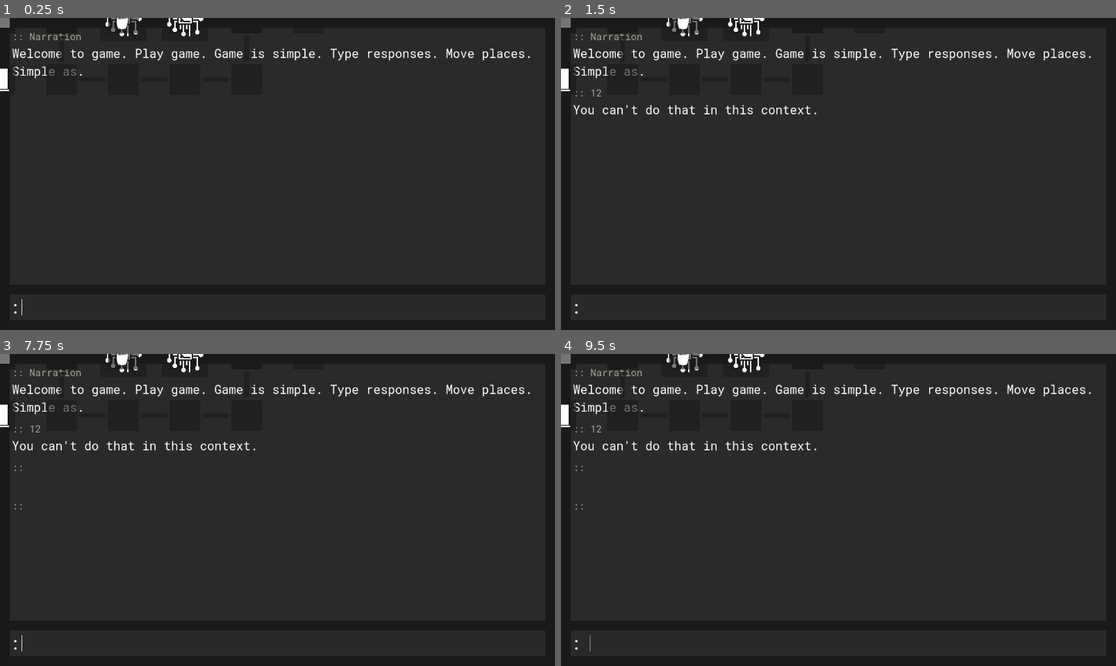
Above: before the commit, frames 1-4 (two rows, left to right).
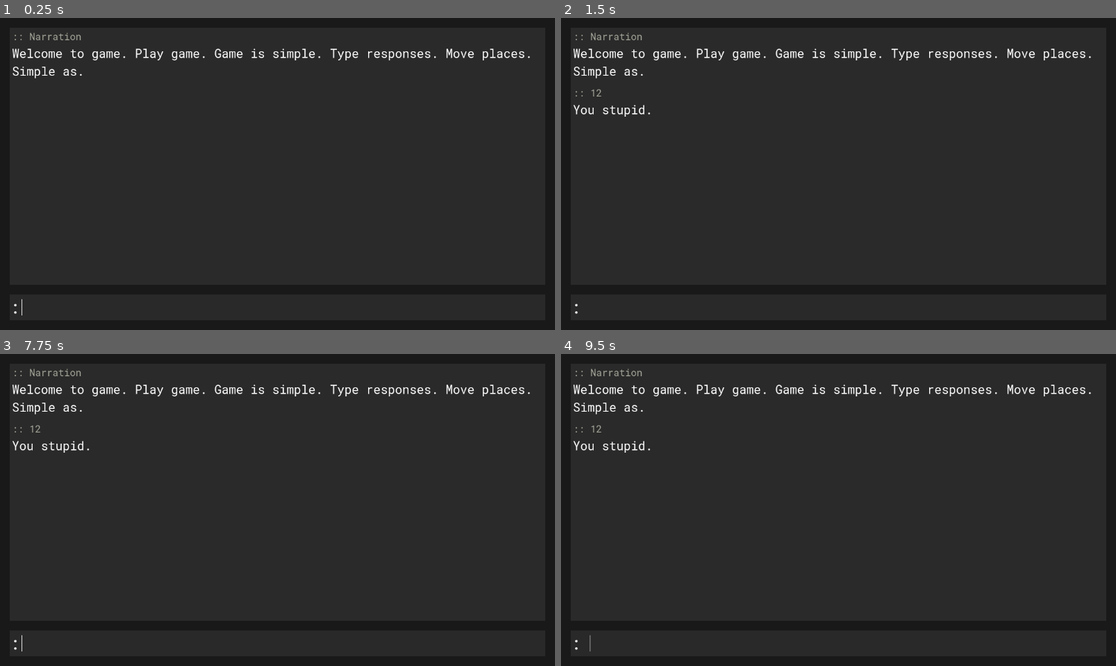
Above: after the commit, the same moments.

Repository: dubtcs/textbased
Game: Godot game, scene res://main.tscn
Two runs of this game, one before a commit and one after it. Both use one fixed random seed, a clock stepped at 60 frames per second and the inputs below.
Inputs (mouse positions are in pixels of both pictures, inside the frame that each line leads up to):
- Up to frame 1 (0.25 s): no input
- Up to frame 2 (1.5 s): click (844, 308) at 0.52 s; type "12" at 0.6 s; tap Enter at 1.25 s
- Up to frame 3 (7.75 s): tap Space at 2, 5 s; tap Enter at 4.25, 7.25 s
- Up to frame 4 (9.5 s): tap Space at 8 s

The runs differ from the first frame. In frame 1, 0.5% of the frame differs, in the area x 0-37%, y 0-24%; in frame 2, 0.9%; in frame 3, 0.9%, in the area x 0-47%, y 0-50%; in frame 4, 0.9%.
Error before the commit: Out of bounds get index '0' (on base: 'PackedStringArray') (res://GameLogic.gd:8)
Error after the commit: Out of bounds get index '0' (on base: 'PackedStringArray') (res://main.gd:36)

Commit message:
GameArea idea

Diff:
--- a/Enums.gd
+++ b/Enums.gd
@@ -2,3 +2,4 @@
 
 enum RoomIcon { empty, bed, kitchen, stairs, lock, door, cook, mouse, cpu, circuit, home };
 enum RoomColor { none, red, blue, yellow, green };
+enum ActionType { invalid, 	movement, interaction };
--- a/GameLogic.gd
+++ b/GameLogic.gd
@@ -2,14 +2,26 @@
 
 const MAX_SPLITS: int = 1;
 
+const _commandKeywords: Dictionary = {
+	"enter" : Enums.ActionType.movement,
+	"use"	: Enums.ActionType.interaction,
+};
+
+func DeconstructCommand(cmd: String) -> PackedStringArray:
+	return cmd.split(" ", false, MAX_SPLITS);
+
+func ProcessInputType(cmd: String) -> Enums.ActionType:
+	if(_commandKeywords.has(cmd)):
+		return _commandKeywords[cmd];
+	return Enums.ActionType.invalid;
+
 func ProcessInput(cmd: String) -> String:
 	var rv: String = "";
-	var commands: PackedStringArray = cmd.split(" ", false, MAX_SPLITS);
-	match(commands[0].to_lower()):
+	var cmds: PackedStringArray = DeconstructCommand(cmd);
+	match(cmds[0]):
+		"enter":
+			return "You enter";
 		"use":
-			rv = "Used!";
-		"enter":
-			rv = "Entering <area>";
+			return "You use";
 		_:
-			rv = "You can't do that in this context.";
-	return rv;
+			return "You stupid.";
--- a/RoomControl.gd
+++ b/RoomControl.gd
@@ -6,16 +6,20 @@
 
 @onready var areaNode: Node = $"Areas";
 
-var areaInfo: Dictionary = {};
-var currentRoom: GameRoom = null;
+var _areaInfo: Dictionary = {};
+var _currentArea: String = "";
+var _currentRoom: GameRoom = null;
 
 var gridMap: AStar2D = AStar2D.new();
 
 func MoveTo(x: int, y: int) -> void:
+	var pos: Vector2 = Vector2(x,y);
+	if(_areaInfo[_currentArea].rooms.has(pos)):
+		_currentRoom = _areaInfo[_currentArea].rooms[pos].instance;
 	return;
 
 func GetCurrentRoom() -> GameRoom:
-	return currentRoom;
+	return _currentRoom;
 
 func ProcessAreas() -> void:
 	var dir: DirAccess = DirAccess.open(areaFolder);
@@ -23,18 +27,46 @@
 		for filename: String in dir.get_files():
 			if(filename.get_extension() == "tscn"):
 				var id: String = filename.get_basename();
-				if(areaInfo.has(id)):
+				if(_areaInfo.has(id)):
 					printerr("Area ID already exists. " + id);
 					continue;
+				_currentArea = id;
 				var areaScene: PackedScene = load(areaFolder + "/" + filename);
 				var sceneInstance: Node = areaScene.instantiate();
+				_areaInfo[id] = { map = AStar2D.new(), rooms = {} };
+				_areaInfo[id].packedScene = areaScene;
+				_areaInfo[id].instance = sceneInstance;
 				ProcessRooms(sceneInstance);
-				areaInfo[id] = {};
-				areaInfo[id].packedScene = areaScene;
-				areaInfo[id].instance = sceneInstance;
 				areaNode.add_child(sceneInstance);
 
+func _VerifyConnection(id: int, otherPos: Vector2) -> void:
+	if(_areaInfo[_currentArea].rooms.has(otherPos)):
+		_areaInfo[_currentArea].map.connect_points(id, _areaInfo[_currentArea].rooms[otherPos].id);
+	return;
+
 func ProcessRooms(floor: Node2D) -> void:
+	var map: AStar2D = _areaInfo[_currentArea].map;
+	var rooms: Dictionary = _areaInfo[_currentArea].rooms;
+	var rid: int = 0;
 	for item: Node in floor.get_children():
-		if (item is GameRoomBridge):
-			print("FUCK!");
+		if(item is GameRoom):
+			_currentRoom = item;
+			var pos: Vector2 = Vector2(item.position.x / CELL_SIZE, item.position.y / CELL_SIZE);
+			_areaInfo[_currentArea].rooms[pos] = {
+				id = rid,
+				instance = item,
+			};
+			if(item.canGoNorth):
+				var pos2: Vector2 = Vector2(pos.x, pos.y + 1);
+				_VerifyConnection(rid, pos2);
+			if(item.canGoEast):
+				var pos2: Vector2 = Vector2(pos.x + 1, pos.y);
+				_VerifyConnection(rid, pos2);
+			if(item.canGoSouth):
+				var pos2: Vector2 = Vector2(pos.x, pos.y - 1);
+				_VerifyConnection(rid, pos2);
+			if(item.canGoWest):
+				var pos2: Vector2 = Vector2(pos.x - 1, pos.y);
+				_VerifyConnection(rid, pos2);
+			rid += 1;
+	return;
--- a/main.gd
+++ b/main.gd
@@ -25,7 +25,16 @@
 func PushMessage(msg: String) -> void:
 	CreateHistoryBlock("Narration", msg);
 
+func AttemptMovement(cmds: PackedStringArray) -> bool:
+	if(cmds.size() >= 1):
+		return true;
+	return false;
+
 func ProcessPlayerInput(msg: String) -> void:
 	if (not msg.is_empty()):
+		var cmds: PackedStringArray = logic.DeconstructCommand(msg);
+		var inputType: Enums.ActionType = logic.ProcessInputType(cmds[0]);
+		if(inputType == Enums.ActionType.movement):
+			AttemptMovement(cmds);
 		var response: String = logic.ProcessInput(msg);
 		CreateHistoryBlock(msg, response);
--- a/world/GameRoom.gd
+++ b/world/GameRoom.gd
@@ -3,17 +3,24 @@
 
 class_name GameRoom;
 
-@onready var mIconBox: TextureRect = $"Container/Panel/MarginContainer/Icon";
-@onready var mColorPanel: Panel = $"Container/Panel/MarginContainer/Panel";
+@onready var _mIconBox: TextureRect = $"Container/Panel/MarginContainer/Icon";
+@onready var _mColorPanel: Panel = $"Container/Panel/MarginContainer/Panel";
 
-@export var roomName: String = "";
-@export_multiline var roomDescription: String = "";
-@export var roomIcon: Enums.RoomIcon = Enums.RoomIcon.empty : set = SetRoomIcon;
-@export var roomColor: Enums.RoomColor = Enums.RoomColor.none : set = SetRoomColor;
+@export var _roomName: String = "";
+@export_multiline var _roomDescription: String = "";
+@export var _roomIcon: Enums.RoomIcon = Enums.RoomIcon.empty 	: set = _SetRoomIcon;
+@export var _roomColor: Enums.RoomColor = Enums.RoomColor.none 	: set = _SetRoomColor;
+
 @export var canGoNorth: bool = true;
 @export var canGoEast: bool = true;
 @export var canGoSouth: bool = true;
 @export var canGoWest: bool = true;
+
+func GetDescription() -> String:
+	return _roomDescription;
+
+func GetRoomName() -> String:
+	return _roomName;
 
 # the "canGo" variables are an effort to not require the bridge class.
 # might still want to use bridges, as they allow for keyed entrances and whatnot?
@@ -38,22 +45,24 @@
 	Enums.RoomIcon.home 	: preload("res://images/player.png"),
 };
 
-func FetchIcon(ico: Enums.RoomIcon) -> CompressedTexture2D:
+## PRIVATE FUNCTIONS
+
+func _FetchIcon(ico: Enums.RoomIcon) -> CompressedTexture2D:
 	if (gIconEnumMap.has(ico)):
 		return gIconEnumMap[ico];
 	return null;
 
-func FetchStylebox(clr: Enums.RoomColor) -> StyleBox:
+func _FetchStylebox(clr: Enums.RoomColor) -> StyleBox:
 	if(gColorEnumMap.has(clr)):
 		return gColorEnumMap[clr];
 	return gColorEnumMap[Enums.RoomColor.none];
 
-func SetRoomIcon(newIcon: Enums.RoomIcon) -> void:
-	roomIcon = newIcon;
+func _SetRoomIcon(newIcon: Enums.RoomIcon) -> void:
+	_roomIcon = newIcon;
 	var iconLabel: TextureRect = $"Container/Panel/MarginContainer/Icon";
-	iconLabel.texture = FetchIcon(roomIcon);
+	iconLabel.texture = _FetchIcon(_roomIcon);
 
-func SetRoomColor(newColor: Enums.RoomColor) -> void:
-	roomColor = newColor;
+func _SetRoomColor(newColor: Enums.RoomColor) -> void:
+	_roomColor = newColor;
 	var colorPanel: Panel = $"Container/Panel/MarginContainer/Panel";
-	colorPanel.add_theme_stylebox_override("panel", FetchStylebox(roomColor));
+	colorPanel.add_theme_stylebox_override("panel", _FetchStylebox(_roomColor));
--- a/world/areas/ship.tscn
+++ b/world/areas/_old/ship.tscn
@@ -27,16 +27,12 @@
 
 [node name="GameRoom8" parent="." instance=ExtResource("1_p7oo1")]
 position = Vector2(256, 0)
-roomIcon = 7
 
 [node name="GameRoom9" parent="." instance=ExtResource("1_p7oo1")]
 position = Vector2(0, 128)
-roomName = "exit"
-roomIcon = 5
 
 [node name="GameRoom10" parent="." instance=ExtResource("1_p7oo1")]
 position = Vector2(-256, 0)
-roomIcon = 1
 
 [node name="Bridge" parent="." instance=ExtResource("2_knug5")]
 position = Vector2(-128, -64)
--- /dev/null
+++ b/world/areas/_use/tesRoom.tscn
@@ -0,0 +1,11 @@
+[gd_scene load_steps=3 format=3 uid="uid://f2estcs07jan"]
+
+[ext_resource type="PackedScene" uid="uid://cgcjyf4ixt74n" path="res://world/areas/game_area.tscn" id="1_bo74o"]
+[ext_resource type="PackedScene" uid="uid://dnmjg2onrur4u" path="res://world/GameRoom.tscn" id="2_kpsuv"]
+
+[node name="GameArea" instance=ExtResource("1_bo74o")]
+
+[node name="GameRoom" parent="." index="0" instance=ExtResource("2_kpsuv")]
+
+[node name="GameRoom2" parent="." index="1" instance=ExtResource("2_kpsuv")]
+position = Vector2(128, 0)
--- /dev/null
+++ b/world/areas/game_area.gd
@@ -0,0 +1,45 @@
+extends Node2D
+class_name GameArea;
+
+const CELL_SIZE: int = 64;
+
+var _map: AStar2D = AStar2D.new();
+var _mapInfo: Dictionary = {};
+
+func _ready() -> void:
+	var rid: int = 0;
+	for item in get_children():
+		if(item is GameRoom):
+			var pos: Vector2 = Vector2(item.position.x / CELL_SIZE, item.position.y / CELL_SIZE);
+			_mapInfo[pos] = { id = rid, instance = item };
+			var pos2: Vector2 = Vector2.ZERO;
+			if(item.canGoNorth):
+				pos2.x = pos.x;
+				pos2.y = pos.y + 1;
+				_VerifyConnection(pos, pos2);
+			if(item.canGoEast):
+				pos2.x = pos.x + 1;
+				pos2.y = pos.y;
+				_VerifyConnection(pos, pos2);
+			if(item.canGoSouth):
+				pos2.x = pos.x;
+				pos2.y = pos.y - 1;
+				_VerifyConnection(pos, pos2);
+			if(item.canGoWest):
+				pos2.x = pos.x - 1;
+				pos2.y = pos.y;
+				_VerifyConnection(pos, pos2);
+			rid += 1;
+		#
+	return;
+
+func _VerifyConnection(pos: Vector2, pos2: Vector2) -> void:
+	if(_mapInfo.has(pos2)):
+		_map.connect_points(_mapInfo[pos].id, _mapInfo[pos2].id);
+	return;
+
+func GetRoom(x: int, y: int) -> GameRoom:
+	var pos: Vector2 = Vector2(x, y);
+	if(_mapInfo.has(pos)):
+		return _mapInfo[pos].instance;
+	return null;
--- /dev/null
+++ b/world/areas/game_area.tscn
@@ -0,0 +1,6 @@
+[gd_scene load_steps=2 format=3 uid="uid://cgcjyf4ixt74n"]
+
+[ext_resource type="Script" path="res://world/areas/game_area.gd" id="1_vrrae"]
+
+[node name="GameArea" type="Node2D"]
+script = ExtResource("1_vrrae")
Renamed: world/areas/raildock.tscn -> world/areas/_old/raildock.tscn
Renamed: world/areas/raildock_floor_1.tscn -> world/areas/_old/raildock_floor_1.tscn
Renamed: world/areas/raildock_floor_2.tscn -> world/areas/_old/raildock_floor_2.tscn
